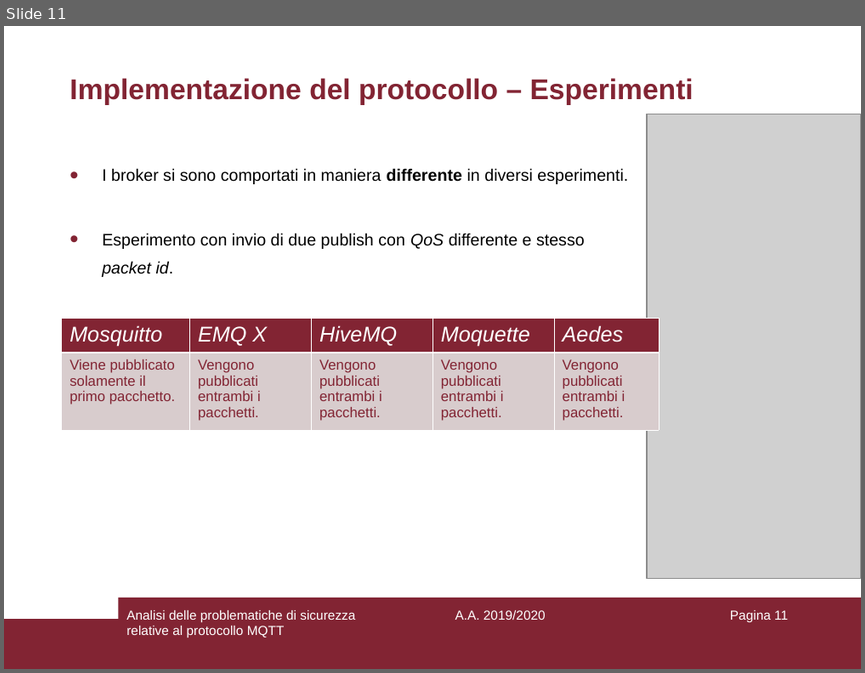
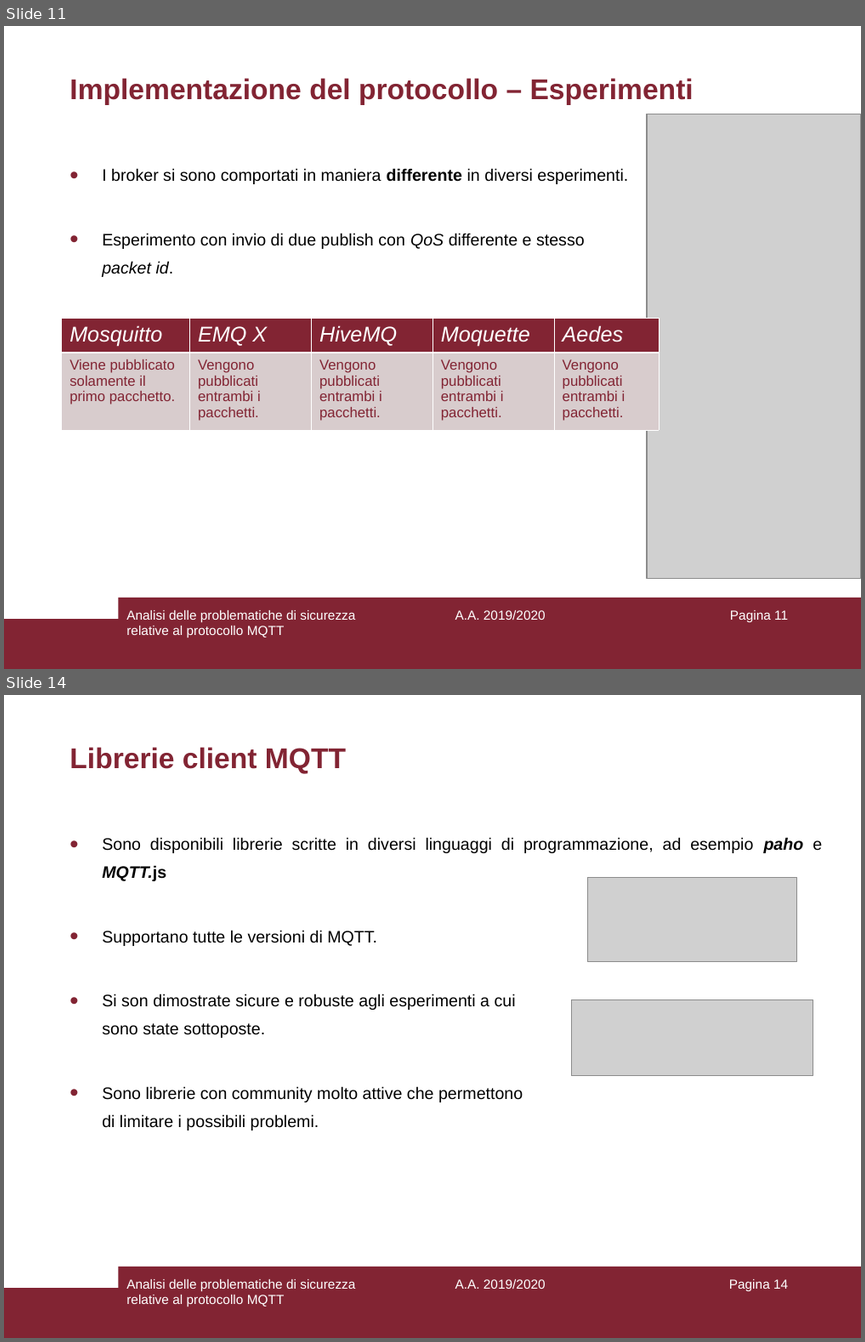
Before and after one commit to aedoardo/bachelor-degree-thesis, a slide deck: slides/Presentazione.ppt. Shown one above the other, each under a label of ours: slide 11 before the commit, slides 11 and 14 after it; the slides between them are not shown. The pictures are 865x673 and 865x1342 pixels, drawn with LibreOffice and Linux fonts; fonts in the diff are those of the drawing; grey boxes stand for pictures. Boxes give left, top, right and bottom in pixels: in the first picture for what was removed or moved away, otherwise in the second. Text is boxed around its words. In the diff, an @@ line names an element or a change of style, - is before the commit and + after.

```diff
--- a/slides/Presentazione.ppt
+++ b/slides/Presentazione.ppt
@@ slide 14 added at (x1=4, y1=695, x2=861, y2=1338), background #FFFFFF; not listed: 2 template elements that a slide beside it also shows @@
@@ title added at (x1=69, y1=747, x2=346, y2=774), 24 pt, text #822433, bold @@
+Librerie client MQTT
@@ text added at (x1=102, y1=837, x2=822, y2=1130), 14 pt, text #000000 @@
+• Sono disponibili librerie scritte in diversi linguaggi di programmazione, ad esempio paho e MQTT.js
+• Supportano tutte le versioni di MQTT.
+• Si son dimostrate sicure e robuste agli esperimenti a cui
+  sono state sottoposte.
+• Sono librerie con community molto attive che permettono
+  di limitare i possibili problemi.
@@ picture added at (x1=587, y1=878, x2=796, y2=961) @@
@@ picture added at (x1=571, y1=999, x2=813, y2=1076) @@
@@ text added at (x1=126, y1=1279, x2=355, y2=1306), 11 pt, text #FFFFFF @@
+Analisi delle problematiche di sicurezza relative al protocollo MQTT
@@ text added at (x1=455, y1=1279, x2=545, y2=1288), 11 pt, text #FFFFFF @@
+A.A. 2019/2020
@@ page number added at (x1=729, y1=1279, x2=788, y2=1291), 11 pt, text #FFFFFF @@
+Pagina 14
```
Also in this commit, not shown: 6 slides changed, 3 other files.
